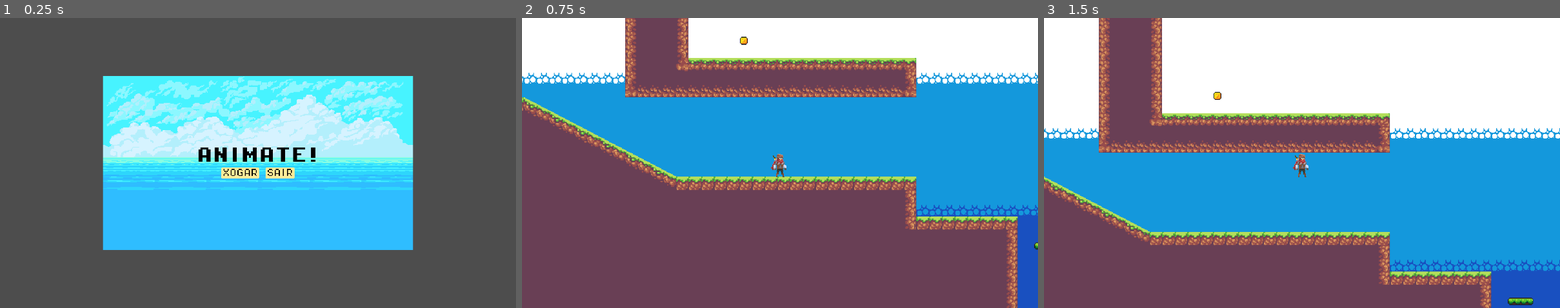
Above: before the commit, frames 1-3 (left to right).
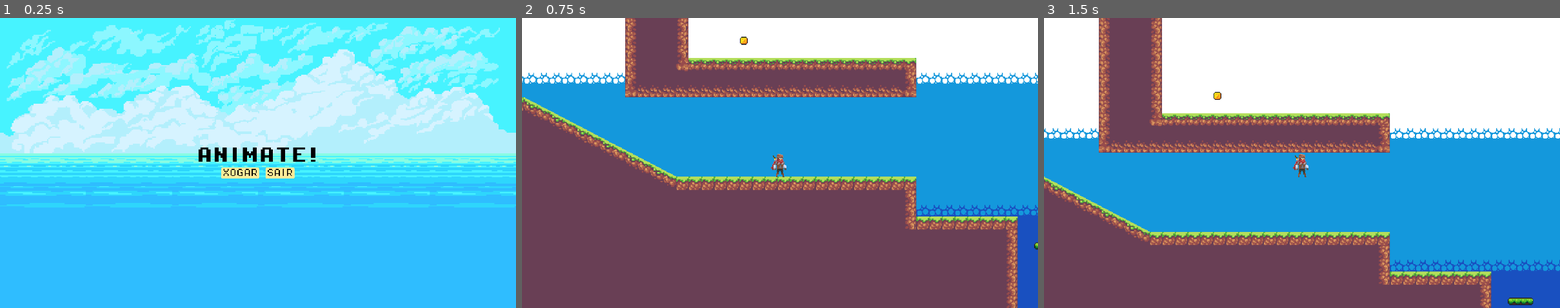
Above: after the commit, the same moments.

Repository: LethesGames/Animate
Game: Godot game, scene res://scenes/menu.tscn
Same seed, same stepped clock (60 frames per second), same inputs: the game is played once before the commit and once after it.
Inputs:
- Up to frame 1 (0.25 s): no input
- Up to frame 2 (0.75 s): click "XOGAR" at 0.5 s
- Up to frame 3 (1.5 s): tap Enter (ui_accept) at 1.25 s; hold Right (ui_right) from 1.28 s (still down)

The runs differ from the first frame. In frame 1, 79% of the frame differs, in the area x 0-100%, y 0-100%; in frame 2, nothing differs; in frame 3, nothing differs.

Commit message:
Fix background resizing in start menu

Diff:
--- a/scenes/menu.tscn
+++ b/scenes/menu.tscn
@@ -17,17 +17,22 @@
 
 [node name="CanvasLayer" type="CanvasLayer" parent="."]
 
+[node name="TextureRect" type="TextureRect" parent="CanvasLayer"]
+anchors_preset = 15
+anchor_right = 1.0
+anchor_bottom = 1.0
+grow_horizontal = 2
+grow_vertical = 2
+texture = ExtResource("1_ib066")
+
 [node name="PanelContainer" type="PanelContainer" parent="CanvasLayer"]
-anchors_preset = 8
-anchor_left = 0.5
-anchor_top = 0.5
-anchor_right = 0.5
-anchor_bottom = 0.5
+visible = false
+anchors_preset = 15
+anchor_right = 1.0
+anchor_bottom = 1.0
 grow_horizontal = 2
 grow_vertical = 2
 scale = Vector2(3.00667, 2.69869)
-size_flags_horizontal = 4
-size_flags_vertical = 4
 
 [node name="Sprite2D" type="Sprite2D" parent="CanvasLayer/PanelContainer"]
 texture = ExtResource("1_ib066")
